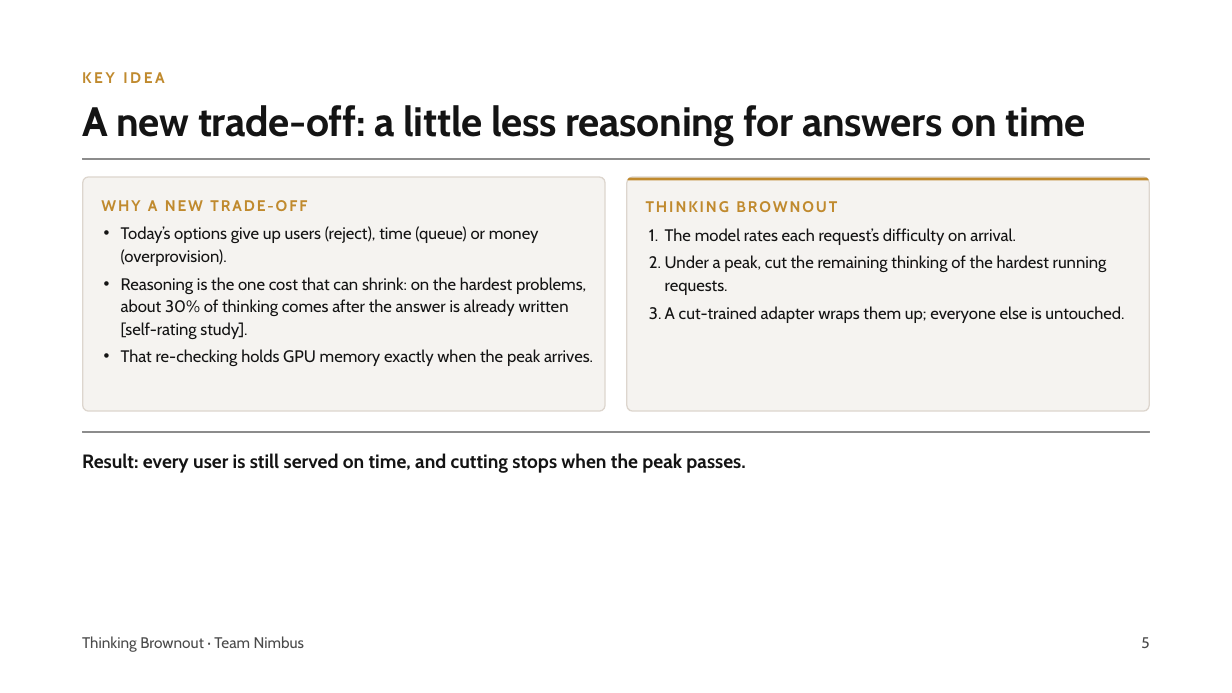
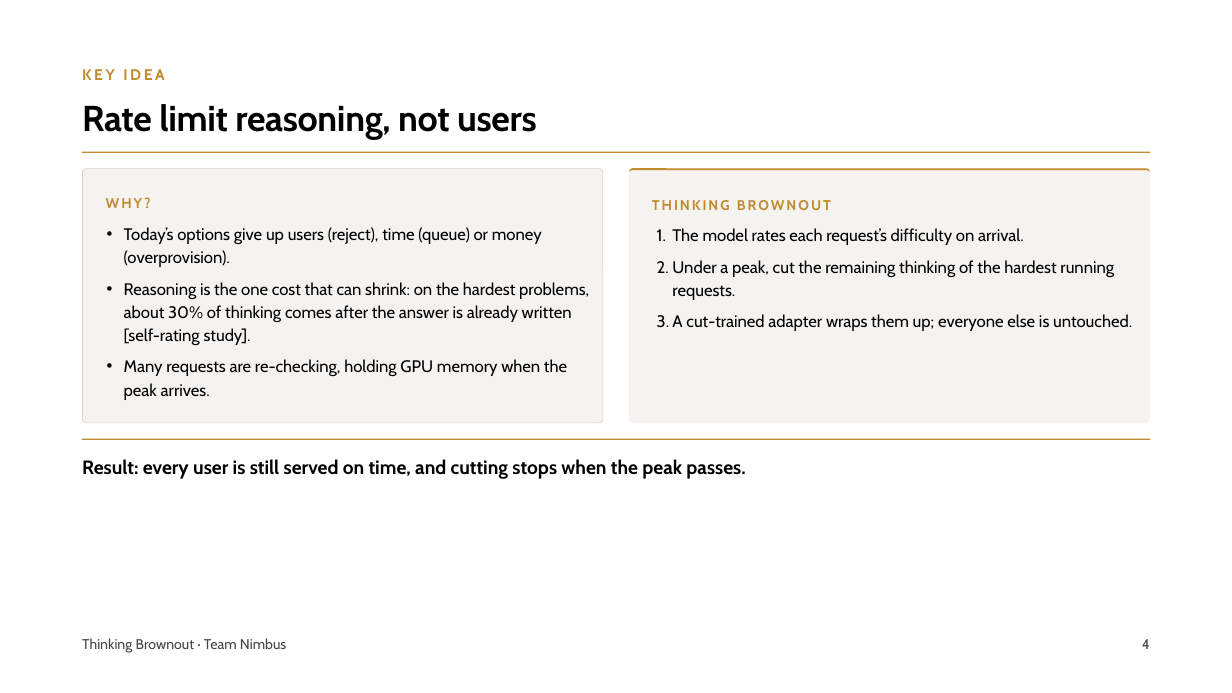
Before and after one commit to pyangyu/team1_nimbus_copy, a slide deck: slide 4 of Symposium Slides.pptx (slide 5 before the commit). Drawn at 1232x693 pixels with LibreOffice and Linux fonts; fonts in the diff are those of the drawing; grey boxes stand for pictures. Boxes give left, top, right and bottom in pixels: in the first picture for what was removed or moved away, otherwise in the second. Text is boxed around its words. In the diff, an @@ line names an element or a change of style, - is before the commit and + after.

Commit message:
Symposium Slides: merge Harry's training and self-rating slides and Matthew's evaluation footnote, private-cloud intro, evaluation figures, consistent layout

```diff
--- a/Symposium Slides.pptx
+++ b/Symposium Slides.pptx
@@ text "KEY IDEA" at bbox=[82, 69, 164, 80]: line spacing 15.6pt to 16.8pt @@
@@ title removed at bbox=[82, 105, 1086, 145] @@
-A new trade-off: a little less reasoning for answers on time
@@ title added at bbox=[82, 104, 537, 140], 28 pt, text #000000, bold @@
+Rate limit reasoning, not users
@@ rounded rectangle: place and size @@
-rounded rectangle at bbox=[83, 177, 605, 411]
+rounded rectangle at bbox=[82, 169, 603, 423]
@@ rounded rectangle at bbox=[82, 169, 603, 423]: outline #DDD6CE 1 pt to #DDD6CE 0.5 pt; proportions changed @@
@@ picture removed at bbox=[82, 158, 1151, 159] @@
@@ line added from (82, 152) to (1150, 152), #C08A2E 1 pt @@
@@ rounded rectangle: place and size @@
-rounded rectangle at bbox=[627, 177, 1149, 411]
+rounded rectangle at bbox=[629, 168, 1151, 423]
@@ rounded rectangle at bbox=[629, 168, 1151, 423]: outline #DDD6CE 1 pt to none; proportions changed @@
@@ freeform shape: place and size @@
-freeform shape at bbox=[628, 177, 1149, 180]
+freeform shape at bbox=[629, 168, 1151, 423]
@@ text at bbox=[106, 197, 151, 208]: text changed; size 12 to 11 pt @@
-WHY A NEW TRADE-OFF
+WHY?
@@ text "THINKING BROWNOUT" at bbox=[652, 200, 831, 210]: size 12 to 11 pt; line spacing 15.6pt to 15.4pt @@
@@ text at bbox=[124, 227, 589, 345]: text colour #141414 to #000000 in "Today’s options give up users (reject), time ...", "Reasoning is the one cost that can ..."; line spacing 17.6pt to 18.2pt; more space between paragraphs @@
@@ text "The model rates each request’s ...": place and size @@
-text "The model rates each request’s ..." at bbox=[665, 228, 1124, 323]
+text "The model rates each request’s ..." at bbox=[672, 228, 1132, 331]
@@ text "The model rates each request’s ..." at bbox=[672, 228, 1132, 331]: text colour #141414 to #000000; line spacing 17.6pt to 18.2pt; more space between paragraphs @@
@@ text at bbox=[124, 359, 567, 400]: text changed; text colour #141414 to #000000 @@
-• That re-checking holds GPU memory exactly when the peak arrives.
+• Many requests are re-checking, holding GPU memory when the peak arrives.
@@ picture removed at bbox=[82, 431, 1151, 432] @@
@@ line added from (82, 439) to (1150, 439), #C08A2E 1 pt @@
@@ text "Result: every user is still ..." at bbox=[82, 459, 745, 479]: text colour #141414 to #000000; line spacing 20.2pt to 21pt @@
@@ text "Thinking Brownout · Team Nimbus" at bbox=[82, 638, 286, 652]: size 12 to 11 pt, text colour #4A4A4A to #444444; line spacing 15.6pt to 15.4pt @@
@@ text at bbox=[1142, 639, 1150, 649]: text changed; size 12 to 11 pt; text colour #4A4A4A to #444444 @@
-5
+4
```
Also in this commit, not shown: 7 other slides changed, 5 slides added, 3 slides removed.
